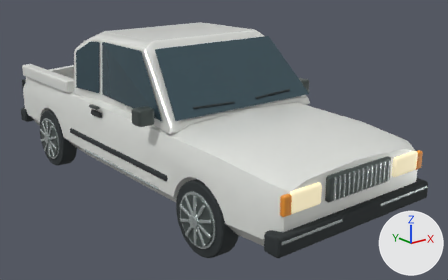
A saved change to the Blender file source_blender/A-traktor.blend.
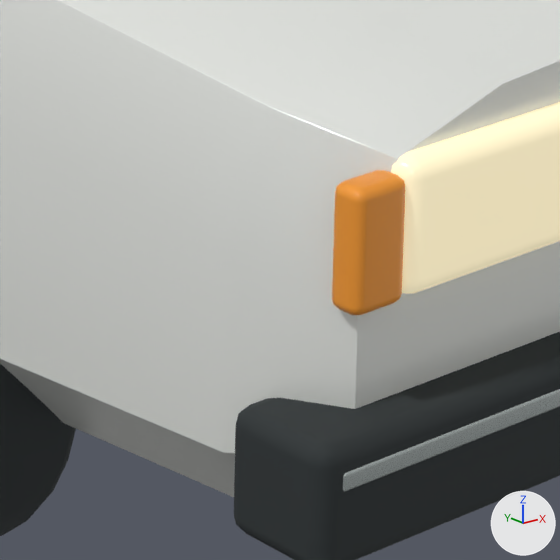
The first picture shows the older version from a camera (50 mm lens) standing at (-3.59, -5.16, 2.43) and looking at (0.25, -0.36, 0.51). The close-ups show the older and then the newer version on the part from 51% to 71% of the width and 59% to 92% of the height of that picture. Only the edits that show in the close-ups are written down. Every picture has the same lights, and +X, +Y and +Z are marked at lower right.

Objects in the first close-up: 'Black bumper', 'Bumper bright strip', 'Däck', 'Front amber sidelight', 'Headlight', 'Pressed steel body'.
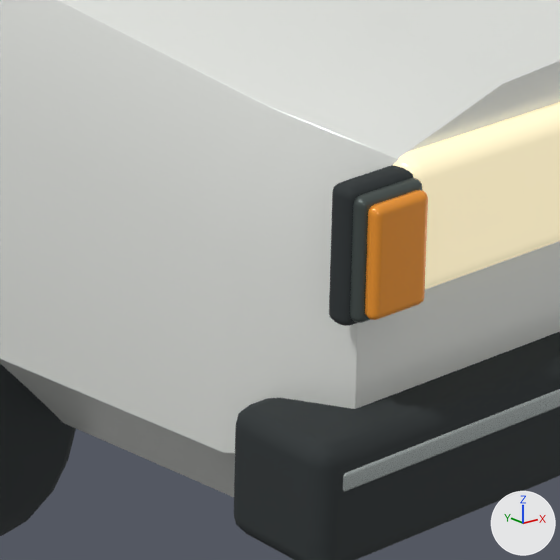
The change in detail:
Mesh me_cube_070_1 is new.
It has 96 vertices, 98 faces and spans x -0.0425..0.0425, y -0.01..0.01, z -0.0685..0.0685.
It uses material mat_rear_amber_optic (orange #f69b32).
Mesh me_cube_069_1 is new.
It has 96 vertices, 98 faces and spans x -0.049..0.049, y -0.012..0.012, z -0.076..0.076.
It uses material mat_graphite_trim (dark grey #4d5755).
Mesh me_cube_068_1 is new.
It has 96 vertices, 98 faces and spans x -0.056..0.056, y -0.018..0.018, z -0.084..0.084.
It uses material mat_tire_rubber (dark grey #2c3234).
Object 'Front amber sidelight' (ob_front_amber_sidelight) is deleted.
Object 'Front amber indicator' (ob_front_amber_indicator) is new; it shows me_cube_070_1.
Its parent is ob_white_a_traktor.
Its location is (-0.767, -2.364, 0.71).
Object 'Front indicator housing' (ob_front_indicator_housing) is new; it shows me_cube_069_1.
Its parent is ob_white_a_traktor.
Its location is (-0.767, -2.347, 0.71).
Object 'Front indicator gasket' (ob_front_indicator_gasket) is new; it shows me_cube_068_1.
Its parent is ob_white_a_traktor.
Its location is (-0.767, -2.327, 0.71).

Changed parts and their boxes [x1, y1, x2, y2] in the close-ups (560 x 560 px):
'Front amber sidelight', deleted (orange): before [332, 170, 405, 315]
'Front amber indicator', added (orange): after [365, 190, 428, 320]
'Front indicator gasket', added: after [329, 165, 413, 326]
'Front indicator housing', added: after [350, 178, 422, 323]
